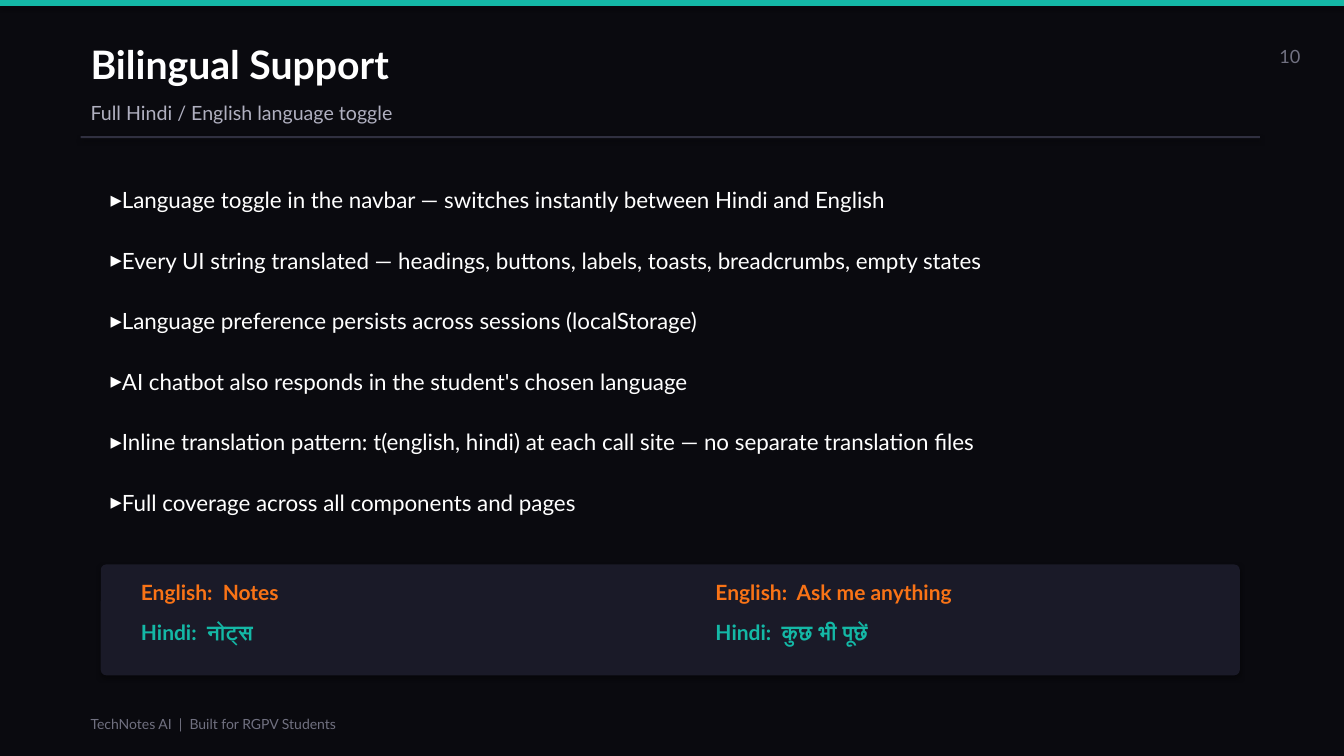
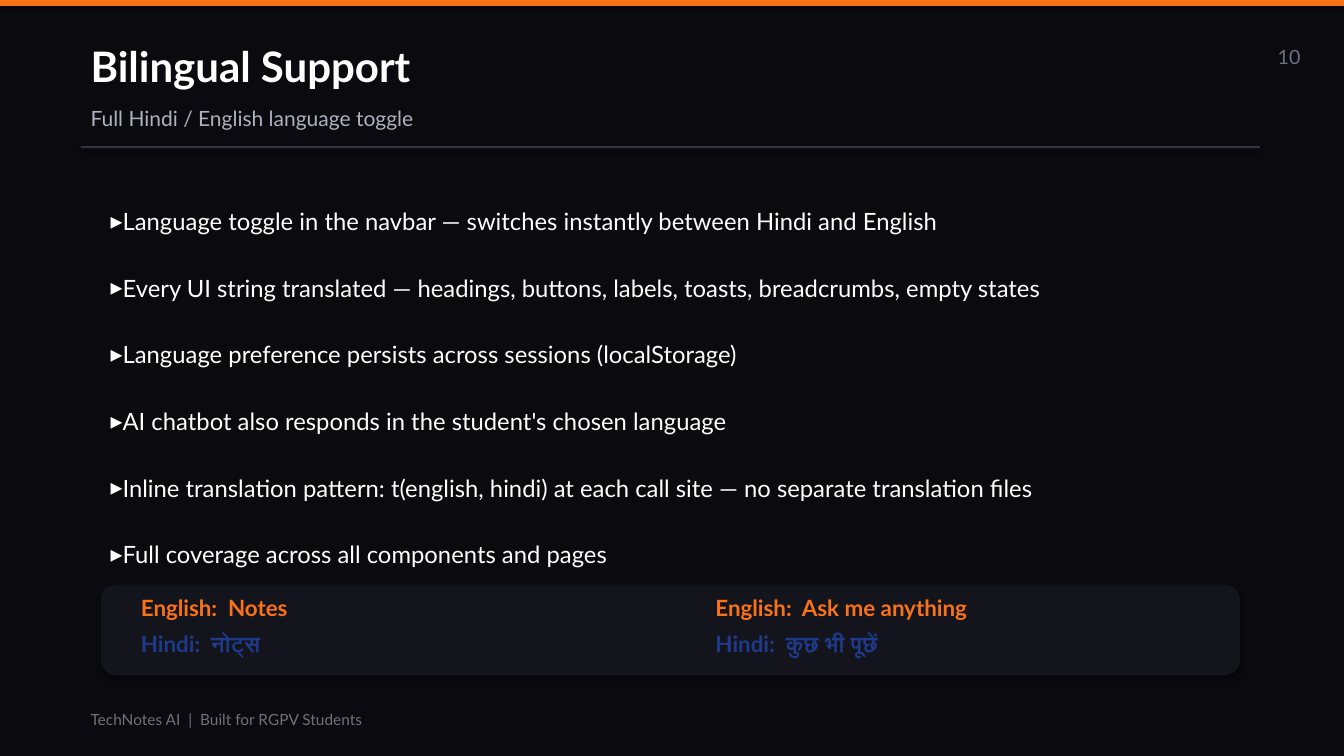
Before and after one commit to Dhruvtiwari059/tecgnotes, a slide deck: slide 10 of TechNotes_AI_Presentation.pptx. Drawn at 1344x756 pixels with LibreOffice and Linux fonts; fonts in the diff are those of the drawing. Boxes give left, top, right and bottom in pixels: in the first picture for what was removed or moved away, otherwise in the second. Text is boxed around its words. In the diff, an @@ line names an element or a change of style, - is before the commit and + after.

```diff
--- a/TechNotes_AI_Presentation.pptx
+++ b/TechNotes_AI_Presentation.pptx
@@ rectangle at <box>0,0,1344,6</box>: fill #14B8A6 to #F97316 @@
@@ text "Bilingual Support" at <box>91,50,410,90</box>: size 28 to 30 pt @@
@@ text "10" at <box>1278,50,1301,64</box>: size 13 to 14 pt @@
@@ text "Full Hindi / English language ..." at <box>91,110,413,130</box>: size 14 to 15 pt @@
@@ 2 texts, 1 rectangle: place and size @@
-2 texts, 1 rectangle at <box>81,136,1260,647</box>
+2 texts, 1 rectangle at <box>81,146,1260,658</box>
@@ rectangle at <box>81,146,1260,148</box>: fill #303040 to #333344 @@
@@ text "Language toggle in the navbar ...": place and size @@
-text "Language toggle in the navbar ..." at <box>122,191,981,515</box>
+text "Language toggle in the navbar ..." at <box>123,212,1040,568</box>
@@ text "Language toggle in the navbar ..." at <box>123,212,1040,568</box>: size 16 to 17 pt; more space between paragraphs @@
@@ rounded rectangle: place and size @@
-rounded rectangle at <box>101,565,1240,676</box>
+rounded rectangle at <box>101,585,1240,676</box>
@@ rounded rectangle at <box>101,585,1240,676</box>: fill #1A1A28 to #14141C; proportions changed @@
@@ text "English: Notes": place and size @@
-text "English: Notes" at <box>141,584,279,604</box>
+text "English: Notes" at <box>141,599,287,620</box>
@@ text "English: Notes" at <box>141,599,287,620</box>: size 15 to 16 pt @@
@@ text "English: Ask me anything": place and size @@
-text "English: Ask me anything" at <box>715,584,952,604</box>
+text "English: Ask me anything" at <box>715,599,967,620</box>
@@ text "English: Ask me anything" at <box>715,599,967,620</box>: size 15 to 16 pt @@
@@ text "Hindi: नोट्स" at <box>141,634,260,656</box>: size 15 to 16 pt, text colour #14B8A6 to #1E3A8A @@
@@ text "Hindi: कुछ भी पूछें" at <box>715,634,879,658</box>: size 15 to 16 pt, text colour #14B8A6 to #1E3A8A @@
@@ text "TechNotes AI | Built for ..." at <box>91,714,362,725</box>: size 10 to 11 pt @@
```
Also in this commit, not shown: 16 other slides changed, 1 slide added, 1 slide removed, 1 other file.
